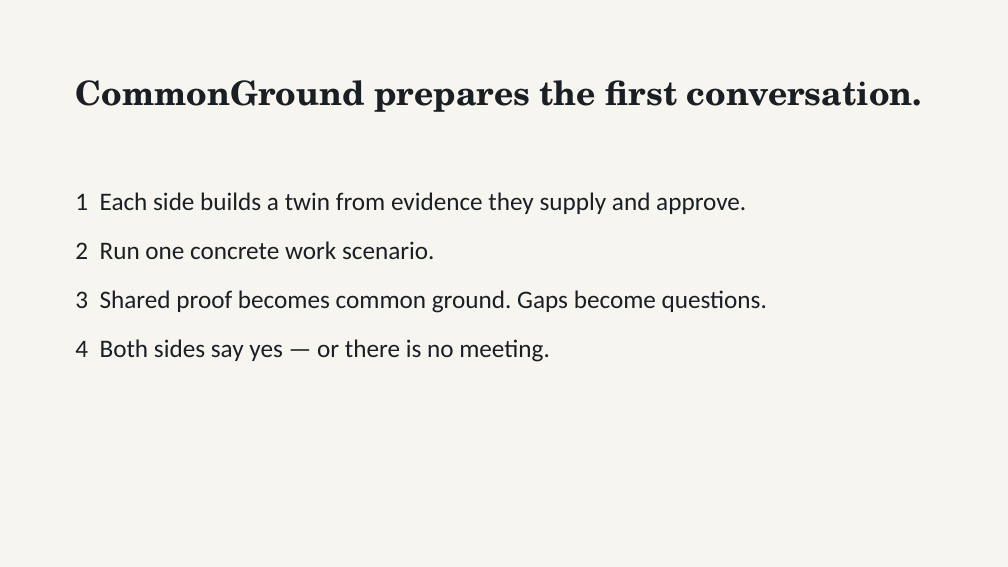
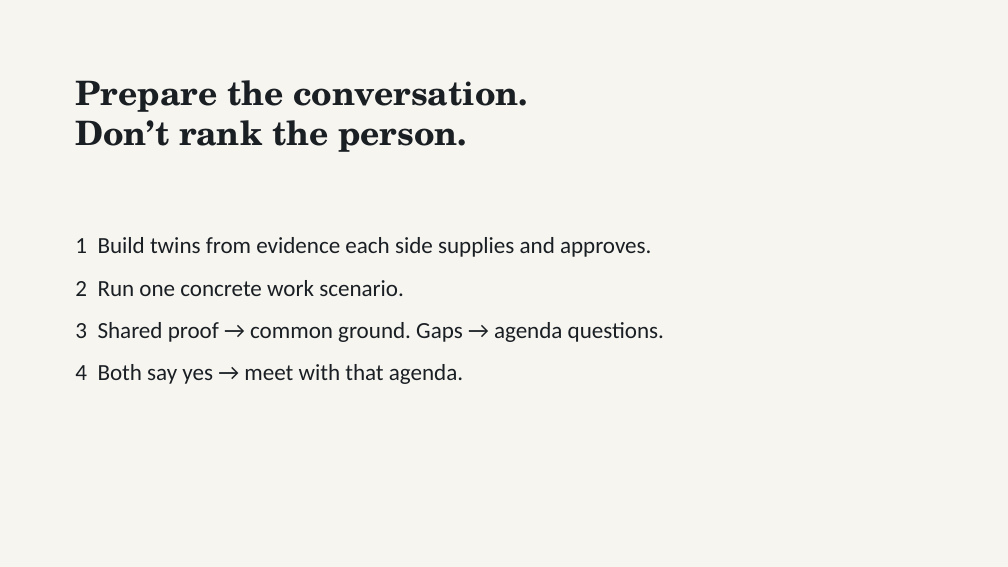
Before and after one commit to Abdullah12has/commonground-espoo, a slide deck: slide 5 of submission/CommonGround_Espoo_Pitch.pptx (slide 4 before the commit). Drawn at 1008x567 pixels with LibreOffice and Linux fonts; fonts in the diff are those of the drawing. Boxes give left, top, right and bottom in pixels: in the first picture for what was removed or moved away, otherwise in the second. Text is boxed around its words. In the diff, an @@ line names an element or a change of style, - is before the commit and + after.

Commit message:
Add positive-sum value prop to CommonGround pitch

```diff
--- a/submission/CommonGround_Espoo_Pitch.pptx
+++ b/submission/CommonGround_Espoo_Pitch.pptx
@@ text at bbox=[75, 80, 528, 152]: text changed @@
-CommonGround prepares the first conversation.
+Prepare the conversation.
+Don’t rank the person.
@@ text "1 Build twins from evidence ...": place and size @@
-text "1 Build twins from evidence ..." at bbox=[75, 192, 767, 362]
+text "1 Build twins from evidence ..." at bbox=[75, 237, 664, 384]
@@ text at bbox=[75, 237, 651, 257]: text changed; size 24 to 22 pt @@
-1 Each side builds a twin from evidence they supply and approve.
+1 Build twins from evidence each side supplies and approves.
@@ text at bbox=[75, 280, 404, 296]: size 24 to 22 pt in "2 Run one concrete work scenario."; less space between paragraphs @@
@@ text at bbox=[75, 322, 664, 384]: text changed; size 24 to 22 pt @@
-3 Shared proof becomes common ground. Gaps become questions.
-4 Both sides say yes — or there is no meeting.
+3 Shared proof → common ground. Gaps → agenda questions.
+4 Both say yes → meet with that agenda.
```
Also in this commit, not shown: 2 other slides changed, 6 slides added, 6 slides removed, 5 other files.
